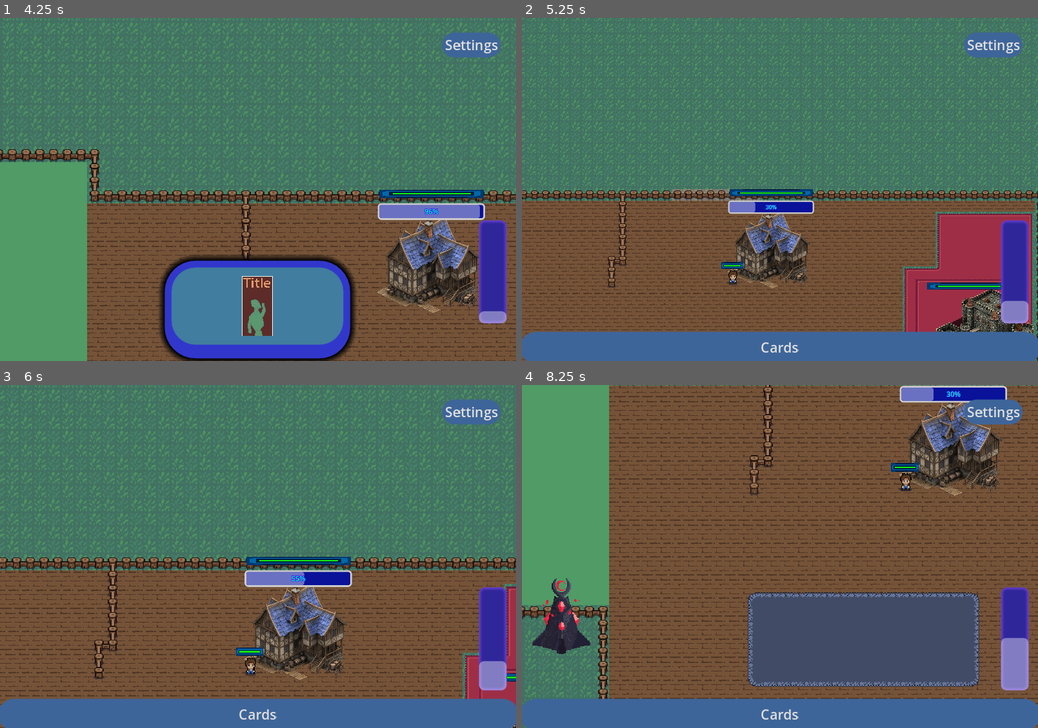
Above: before the commit, frames 1-4 (two rows, left to right).
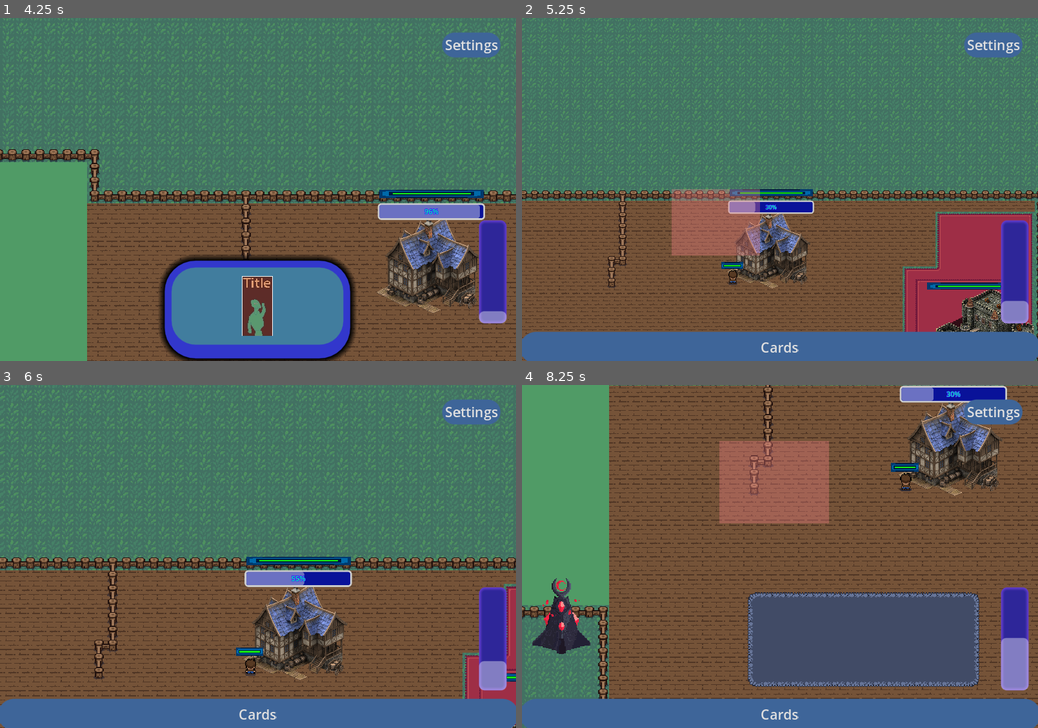
Above: after the commit, the same moments.

Repository: SiTOTG/KingVsKing
Game: Godot game, scene res://main_menu/main_menu.tscn
Same seed, same stepped clock (60 frames per second), same inputs: the game is played once before the commit and once after it.
Inputs (mouse positions are in pixels of both pictures, inside the frame that each line leads up to):
- Up to frame 1 (4.25 s): tap Enter at 0.5 s; move the mouse to (371, 172) at 0.52 s; hold Right (ui_right) 0.53-1.25 s; tap Middle mouse button (drag) at 0.6 s; click (371, 172) at 0.67 s; click "Start" at 1.25 s; drag from (154, 206) to (433, 264) at 2.02 s; click "Cards" at 2.75 s; click (258, 306) at 3.5 s
- Up to frame 2 (5.25 s): move the mouse to (831, 114) at 4.27 s; hold Right (ui_right) 4.28-5 s; tap Mouse wheel down (zoom_out_slow) at 4.35 s; drag from (754, 258) to (625, 138) at 5.02 s
- Up to frame 3 (6 s): move the mouse to (412, 607) at 5.77 s; hold Left (ui_left) from 5.78 s (still down); tap Mouse wheel up (zoom_in_slow) at 5.85 s
- Up to frame 4 (8.25 s): release Left (ui_left) at 6.5 s; drag from (625, 505) to (898, 673) at 6.52 s; move the mouse to (805, 556) at 7.27 s; hold Down (ui_down) 7.28-8 s; tap Middle mouse button (drag) at 7.35 s; click (805, 556) at 7.42 s; drag from (702, 470) to (903, 491) at 8.02 s

Frame 1 is identical in both runs. In frame 2, 3.1% of the frame differs, in the area x 29-47%, y 49-78%; in frame 3, less than 0.1%; in frame 4, 5.1%, in the area x 38-76%, y 16-41%.
Error in both runs: Invalid call. Nonexistent function 'get_next_location' in base 'NavigationAgent2D'. (res://creatures/creature.gd:67)

Commit message:
Upgrade to beta 14 and rename tower sprite scene

Diff:
--- a/creatures/footman.gd
+++ b/creatures/footman.gd
@@ -4,13 +4,16 @@
 @onready var sfx = $SwordSFX
 
 func _idle():
-	animation_tree.set("parameters/Movement/current", IDLE)
+	if animation_tree.get("parameters/Movement/current_state") != "Idling":
+		animation_tree.set("parameters/Movement/transition_request", "Idling")
 
 func _move():
-	animation_tree.set("parameters/Movement/current", MOVING)
+	if animation_tree.get("parameters/Movement/current_state") != "Moving":
+		animation_tree.set("parameters/Movement/current", "Moving")
 
 func _attack():
-	animation_tree.set("parameters/Attack/active", true)
+	if not animation_tree.get("parameters/Attack/active"):
+		animation_tree.set("parameters/Attack/request", AnimationNodeOneShot.ONE_SHOT_REQUEST_FIRE)
 	sfx.play()
 
 func _update_direction():
--- a/creatures/footman.tscn
+++ b/creatures/footman.tscn
@@ -489,14 +489,13 @@
 
 [sub_resource type="AnimationNodeTransition" id="AnimationNodeTransition_ky12f"]
 enabled_inputs = 2
-from_start = false
 input_0/name = "Idling"
 input_0/auto_advance = false
 input_1/name = "Moving"
 input_1/auto_advance = false
 
 [sub_resource type="AnimationNodeBlendTree" id="AnimationNodeBlendTree_us4em"]
-graph_offset = Vector2(-392.605, -94.5333)
+graph_offset = Vector2(-506.881, -47.0981)
 nodes/Attack/node = SubResource("AnimationNodeOneShot_08ilc")
 nodes/Attack/position = Vector2(320, 120)
 nodes/AttackDirection/node = SubResource("AnimationNodeBlendSpace2D_olyny")
@@ -527,9 +526,12 @@
 anim_player = NodePath("../AnimationPlayer")
 active = true
 parameters/Attack/active = false
+parameters/Attack/request = 0
 parameters/AttackDirection/blend_position = Vector2(0.00857282, 0.823928)
 parameters/IdleDirection/blend_position = Vector2(0.5, -1)
 parameters/MoveDirection/blend_position = Vector2(0.5, -1)
-parameters/Movement/current = 0
+parameters/Movement/current_state = ""
+parameters/Movement/transition_request = ""
+parameters/Movement/current_index = 0
 
 [node name="SwordSFX" parent="." index="8" instance=ExtResource("3_mc2m3")]
--- a/creatures/skeleton.gd
+++ b/creatures/skeleton.gd
@@ -3,13 +3,16 @@
 @onready var animation_tree: AnimationTree = $AnimationTree
 
 func _idle():
-	animation_tree.set("parameters/MoveState/current", IDLE)
+	if animation_tree.get("parameters/Movement/current_state") != "Idling":
+		animation_tree.set("parameters/Movement/transition_request", "Idling")
 
 func _move():
-	animation_tree.set("parameters/MoveState/current", MOVING)
+	if animation_tree.get("parameters/Movement/current_state") != "Walking":
+		animation_tree.set("parameters/Movement/current", "Walking")
 
 func _attack():
-	animation_tree.set("parameters/AttackTrigger/active", true)
+	if not animation_tree.get("parameters/AttackTrigger/active"):
+		animation_tree.set("parameters/AttackTrigger/request", AnimationNodeOneShot.ONE_SHOT_REQUEST_FIRE)
 
 func _update_direction():
 	var animation_direction = 1
--- a/creatures/skeleton.tscn
+++ b/creatures/skeleton.tscn
@@ -346,7 +346,7 @@
 blend_point_1/pos = -1.0
 
 [sub_resource type="AnimationNodeBlendTree" id="AnimationNodeBlendTree_xavfb"]
-graph_offset = Vector2(-747.68, -25.4)
+graph_offset = Vector2(-394.267, 67.7467)
 nodes/AttackDirection/node = SubResource("AnimationNodeBlendSpace1D_6ocwi")
 nodes/AttackDirection/position = Vector2(60, 380)
 nodes/AttackTrigger/node = SubResource("AnimationNodeOneShot_sle6k")
@@ -383,8 +383,11 @@
 active = true
 parameters/AttackDirection/blend_position = 1.0
 parameters/AttackTrigger/active = false
+parameters/AttackTrigger/request = 0
 parameters/IdleDirection/blend_position = 1.0
-parameters/MoveState/current = 0
+parameters/MoveState/current_state = "Idling"
+parameters/MoveState/transition_request = ""
+parameters/MoveState/current_index = 0
 parameters/WalkDirection/blend_position = 1.0
 
 [node name="SwordSFX" parent="." index="8" instance=ExtResource("5_0tsuv")]
--- a/player/tower/tower.tscn
+++ b/player/tower/tower.tscn
@@ -1,7 +1,7 @@
 [gd_scene load_steps=6 format=3 uid="uid://ca46u8v1wkatd"]
 
 [ext_resource type="Script" path="res://player/tower/tower.gd" id="1_emqql"]
-[ext_resource type="PackedScene" uid="uid://u7jg1guhlli3" path="res://player/tower/tower_preview.tscn" id="2_vtntc"]
+[ext_resource type="PackedScene" uid="uid://u7jg1guhlli3" path="res://player/tower/tower_sprite.tscn" id="2_1t7ol"]
 
 [sub_resource type="Curve" id="Curve_r3cq6"]
 _data = [Vector2(0.00221239, 0.0090909), 0.0, 6.84848, 0, 0, Vector2(0.314159, 0.990909), -0.308182, -0.308182, 0, 0, Vector2(0.993363, 0), -1.68578, 0.0, 0, 0]
@@ -17,7 +17,7 @@
 script = ExtResource("1_emqql")
 curve = SubResource("Curve_r3cq6")
 
-[node name="TowerSprite" parent="." instance=ExtResource("2_vtntc")]
+[node name="TowerSprite" parent="." instance=ExtResource("2_1t7ol")]
 
 [node name="CollisionShape2D" type="CollisionShape2D" parent="."]
 shape = SubResource("CircleShape2D_osj0w")
--- a/player/tower/tower_preview.tscn
+++ b/player/tower/tower_sprite.tscn
@@ -1,54 +1,87 @@
 [gd_scene load_steps=14 format=3 uid="uid://u7jg1guhlli3"]
 
-[ext_resource type="Texture2D" uid="uid://devvfw2vsa653" path="res://assets/placeholder/RedMoonTower_free_idle_animation..png" id="1_bkxs1"]
+[ext_resource type="Texture2D" uid="uid://devvfw2vsa653" path="res://assets/placeholder/RedMoonTower_free_idle_animation..png" id="1_27jt3"]
 
 [sub_resource type="AtlasTexture" id="AtlasTexture_uq0tl"]
-atlas = ExtResource("1_bkxs1")
+atlas = ExtResource("1_27jt3")
 region = Rect2(0, 0, 100, 140)
 
 [sub_resource type="AtlasTexture" id="AtlasTexture_531rn"]
-atlas = ExtResource("1_bkxs1")
+atlas = ExtResource("1_27jt3")
 region = Rect2(100, 0, 100, 140)
 
 [sub_resource type="AtlasTexture" id="AtlasTexture_5h0oq"]
-atlas = ExtResource("1_bkxs1")
+atlas = ExtResource("1_27jt3")
 region = Rect2(200, 0, 100, 140)
 
 [sub_resource type="AtlasTexture" id="AtlasTexture_iby7g"]
-atlas = ExtResource("1_bkxs1")
+atlas = ExtResource("1_27jt3")
 region = Rect2(300, 0, 100, 140)
 
 [sub_resource type="AtlasTexture" id="AtlasTexture_rgwnd"]
-atlas = ExtResource("1_bkxs1")
+atlas = ExtResource("1_27jt3")
 region = Rect2(400, 0, 100, 140)
 
 [sub_resource type="AtlasTexture" id="AtlasTexture_guqul"]
-atlas = ExtResource("1_bkxs1")
+atlas = ExtResource("1_27jt3")
 region = Rect2(500, 0, 100, 140)
 
 [sub_resource type="AtlasTexture" id="AtlasTexture_4xe7q"]
-atlas = ExtResource("1_bkxs1")
+atlas = ExtResource("1_27jt3")
 region = Rect2(600, 0, 100, 140)
 
 [sub_resource type="AtlasTexture" id="AtlasTexture_j40jo"]
-atlas = ExtResource("1_bkxs1")
+atlas = ExtResource("1_27jt3")
 region = Rect2(700, 0, 100, 140)
 
 [sub_resource type="AtlasTexture" id="AtlasTexture_jfe22"]
-atlas = ExtResource("1_bkxs1")
+atlas = ExtResource("1_27jt3")
 region = Rect2(800, 0, 100, 140)
 
 [sub_resource type="AtlasTexture" id="AtlasTexture_xhqxi"]
-atlas = ExtResource("1_bkxs1")
+atlas = ExtResource("1_27jt3")
 region = Rect2(900, 0, 100, 140)
 
 [sub_resource type="AtlasTexture" id="AtlasTexture_32e3o"]
-atlas = ExtResource("1_bkxs1")
+atlas = ExtResource("1_27jt3")
 region = Rect2(1000, 0, 100, 140)
 
 [sub_resource type="SpriteFrames" id="SpriteFrames_jhrme"]
 animations = [{
-"frames": [SubResource("AtlasTexture_uq0tl"), SubResource("AtlasTexture_531rn"), SubResource("AtlasTexture_5h0oq"), SubResource("AtlasTexture_iby7g"), SubResource("AtlasTexture_rgwnd"), SubResource("AtlasTexture_guqul"), SubResource("AtlasTexture_4xe7q"), SubResource("AtlasTexture_j40jo"), SubResource("AtlasTexture_jfe22"), SubResource("AtlasTexture_xhqxi"), SubResource("AtlasTexture_32e3o")],
+"frames": [{
+"duration": 1.0,
+"texture": SubResource("AtlasTexture_uq0tl")
+}, {
+"duration": 1.0,
+"texture": SubResource("AtlasTexture_531rn")
+}, {
+"duration": 1.0,
+"texture": SubResource("AtlasTexture_5h0oq")
+}, {
+"duration": 1.0,
+"texture": SubResource("AtlasTexture_iby7g")
+}, {
+"duration": 1.0,
+"texture": SubResource("AtlasTexture_rgwnd")
+}, {
+"duration": 1.0,
+"texture": SubResource("AtlasTexture_guqul")
+}, {
+"duration": 1.0,
+"texture": SubResource("AtlasTexture_4xe7q")
+}, {
+"duration": 1.0,
+"texture": SubResource("AtlasTexture_j40jo")
+}, {
+"duration": 1.0,
+"texture": SubResource("AtlasTexture_jfe22")
+}, {
+"duration": 1.0,
+"texture": SubResource("AtlasTexture_xhqxi")
+}, {
+"duration": 1.0,
+"texture": SubResource("AtlasTexture_32e3o")
+}],
 "loop": true,
 "name": &"default",
 "speed": 5.0
--- a/project.godot
+++ b/project.godot
@@ -7,94 +7,6 @@
 ;   param=value ; assign values to parameters
 
 config_version=5
-
-_global_script_classes=[{
-"base": "Resource",
-"class": &"BuildingStats",
-"language": &"GDScript",
-"path": "res://player/building_stats.gd"
-}, {
-"base": "Resource",
-"class": &"Card",
-"language": &"GDScript",
-"path": "res://player/cards/card.gd"
-}, {
-"base": "TextureButton",
-"class": &"CardButton",
-"language": &"GDScript",
-"path": "res://player/cards/card_button.gd"
-}, {
-"base": "Resource",
-"class": &"CardManager",
-"language": &"GDScript",
-"path": "res://player/cards/card_manager.gd"
-}, {
-"base": "CharacterBody2D",
-"class": &"Creature",
-"language": &"GDScript",
-"path": "res://creatures/creature.gd"
-}, {
-"base": "Resource",
-"class": &"CreatureStats",
-"language": &"GDScript",
-"path": "res://creatures/creature_stats.gd"
-}, {
-"base": "TileMapBase",
-"class": &"CustomTileMap",
-"language": &"GDScript",
-"path": "res://world/tiles/custom_tile_map.gd"
-}, {
-"base": "Object",
-"class": &"MatchStats",
-"language": &"GDScript",
-"path": "res://lib/match_stats.gd"
-}, {
-"base": "Area2D",
-"class": &"Spawner",
-"language": &"GDScript",
-"path": "res://player/spawner.gd"
-}, {
-"base": "BuildingStats",
-"class": &"SpawnerStats",
-"language": &"GDScript",
-"path": "res://player/spawner_stats.gd"
-}, {
-"base": "TileMap",
-"class": &"TileMapBase",
-"language": &"GDScript",
-"path": "res://world/tile_map_base.gd"
-}, {
-"base": "TileMapBase",
-"class": &"TilemapMaster",
-"language": &"GDScript",
-"path": "res://world/tilemap_master.gd"
-}, {
-"base": "TextureRect",
-"class": &"ValueBar",
-"language": &"GDScript",
-"path": "res://ui/value_bar.gd"
-}, {
-"base": "Node2D",
-"class": &"World",
-"language": &"GDScript",
-"path": "res://world/world.gd"
-}]
-_global_script_class_icons={
-"BuildingStats": "",
-"Card": "",
-"CardButton": "",
-"CardManager": "",
-"Creature": "",
-"CreatureStats": "",
-"CustomTileMap": "",
-"MatchStats": "",
-"Spawner": "",
-"SpawnerStats": "",
-"TileMapBase": "",
-"TilemapMaster": "",
-"ValueBar": "",
-"World": ""
-}
 
 [application]
 
@@ -125,6 +37,10 @@
 window/size/window_height_override=800
 window/stretch/mode="canvas_items"
 window/stretch/aspect="keep_width"
+
+[editor]
+
+export/convert_text_resources_to_binary=true
 
 [gui]
 
--- a/ui/settings.tscn
+++ b/ui/settings.tscn
@@ -32,7 +32,7 @@
 script = ExtResource("1_3qus1")
 
 [node name="MarginContainer" type="MarginContainer" parent="."]
-anchors_preset = -1
+layout_mode = 0
 anchor_left = 0.2
 anchor_top = 0.2
 anchor_right = 0.8
@@ -45,146 +45,106 @@
 grow_vertical = 2
 
 [node name="PanelContainer" type="PanelContainer" parent="MarginContainer"]
-offset_right = 504.0
-offset_bottom = 336.0
+layout_mode = 2
 
 [node name="CenterContainer" type="CenterContainer" parent="MarginContainer/PanelContainer"]
-offset_left = 8.0
-offset_top = 8.0
-offset_right = 496.0
-offset_bottom = 66.0
+layout_mode = 2
 size_flags_vertical = 0
 
 [node name="Label" type="Label" parent="MarginContainer/PanelContainer/CenterContainer"]
-offset_left = 167.0
-offset_right = 321.0
-offset_bottom = 58.0
+layout_mode = 2
 theme_type_variation = &"TitleLabel"
 text = "Settings"
 script = SubResource("GDScript_sivvx")
 
 [node name="VBoxContainer" type="VBoxContainer" parent="MarginContainer/PanelContainer"]
-offset_left = 8.0
-offset_top = 121.0
-offset_right = 496.0
-offset_bottom = 207.0
+layout_mode = 2
 size_flags_vertical = 4
 
 [node name="VolumeField" type="HBoxContainer" parent="MarginContainer/PanelContainer/VBoxContainer"]
-offset_right = 488.0
-offset_bottom = 26.0
+layout_mode = 2
 
 [node name="Label" type="Label" parent="MarginContainer/PanelContainer/VBoxContainer/VolumeField"]
-offset_right = 89.0
-offset_bottom = 26.0
+layout_mode = 2
 size_flags_horizontal = 3
 text = "Volume"
 
 [node name="VolumeValue" type="HSlider" parent="MarginContainer/PanelContainer/VBoxContainer/VolumeField"]
 unique_name_in_owner = true
-offset_left = 93.0
-offset_right = 407.0
-offset_bottom = 16.0
+layout_mode = 2
 size_flags_horizontal = 3
 size_flags_stretch_ratio = 3.5
 
 [node name="MuteMaster" type="CheckButton" parent="MarginContainer/PanelContainer/VBoxContainer/VolumeField"]
 unique_name_in_owner = true
-offset_left = 411.0
-offset_right = 488.0
-offset_bottom = 26.0
+layout_mode = 2
 text = "Mute"
 
 [node name="SFXVolumeField" type="HBoxContainer" parent="MarginContainer/PanelContainer/VBoxContainer"]
-offset_top = 30.0
-offset_right = 488.0
-offset_bottom = 56.0
+layout_mode = 2
 
 [node name="Label" type="Label" parent="MarginContainer/PanelContainer/VBoxContainer/SFXVolumeField"]
-offset_right = 91.0
-offset_bottom = 26.0
+layout_mode = 2
 size_flags_horizontal = 3
 text = "SFX Volume"
 
 [node name="SFXVolumeValue" type="HSlider" parent="MarginContainer/PanelContainer/VBoxContainer/SFXVolumeField"]
 unique_name_in_owner = true
-offset_left = 95.0
-offset_right = 407.0
-offset_bottom = 16.0
+layout_mode = 2
 size_flags_horizontal = 3
 size_flags_stretch_ratio = 3.5
 
 [node name="MuteSFX" type="CheckButton" parent="MarginContainer/PanelContainer/VBoxContainer/SFXVolumeField"]
 unique_name_in_owner = true
-offset_left = 411.0
-offset_right = 488.0
-offset_bottom = 26.0
+layout_mode = 2
 text = "Mute"
 
 [node name="BGMVolumeField2" type="HBoxContainer" parent="MarginContainer/PanelContainer/VBoxContainer"]
-offset_top = 60.0
-offset_right = 488.0
-offset_bottom = 86.0
+layout_mode = 2
 
 [node name="Label" type="Label" parent="MarginContainer/PanelContainer/VBoxContainer/BGMVolumeField2"]
-offset_right = 100.0
-offset_bottom = 26.0
+layout_mode = 2
 size_flags_horizontal = 3
 text = "BGM Volume"
 
 [node name="BGMVolumeValue" type="HSlider" parent="MarginContainer/PanelContainer/VBoxContainer/BGMVolumeField2"]
 unique_name_in_owner = true
-offset_left = 104.0
-offset_right = 407.0
-offset_bottom = 16.0
+layout_mode = 2
 size_flags_horizontal = 3
 size_flags_stretch_ratio = 3.5
 
 [node name="MuteBGM" type="CheckButton" parent="MarginContainer/PanelContainer/VBoxContainer/BGMVolumeField2"]
 unique_name_in_owner = true
-offset_left = 411.0
-offset_right = 488.0
-offset_bottom = 26.0
+layout_mode = 2
 text = "Mute"
 
 [node name="ButtonsMarginContainer" type="MarginContainer" parent="MarginContainer"]
-offset_left = 249.0
-offset_top = 300.0
-offset_right = 504.0
-offset_bottom = 336.0
+layout_mode = 2
 size_flags_horizontal = 8
 size_flags_vertical = 8
 theme_override_constants/margin_right = 19
 theme_override_constants/margin_bottom = 13
 
 [node name="HBoxContainer" type="HBoxContainer" parent="MarginContainer/ButtonsMarginContainer"]
-offset_right = 236.0
-offset_bottom = 23.0
+layout_mode = 2
 theme_override_constants/separation = 11
 
 [node name="ApplyButton" type="Button" parent="MarginContainer/ButtonsMarginContainer/HBoxContainer"]
-offset_right = 44.0
-offset_bottom = 23.0
+layout_mode = 2
 size_flags_horizontal = 3
 text = "Apply"
 
 [node name="CloseButton" type="Button" parent="MarginContainer/ButtonsMarginContainer/HBoxContainer"]
-offset_left = 55.0
-offset_right = 97.0
-offset_bottom = 23.0
+layout_mode = 2
 size_flags_horizontal = 3
 text = "Close"
 
 [node name="ResetButton" type="Button" parent="MarginContainer/ButtonsMarginContainer/HBoxContainer"]
-offset_left = 108.0
-offset_right = 168.0
-offset_bottom = 23.0
+layout_mode = 2
 text = "Restore"
 
 [node name="Button" type="Button" parent="MarginContainer/ButtonsMarginContainer/HBoxContainer"]
-offset_left = 179.0
-offset_right = 236.0
-offset_bottom = 23.0
+layout_mode = 2
 text = "Default"
 
 [node name="TestSFX" type="AudioStreamPlayer" parent="."]
--- a/world/world.tscn
+++ b/world/world.tscn
@@ -54,15 +54,18 @@
 script = ExtResource("1_61105")
 
 [node name="TilemapMaster" type="TileMap" parent="."]
+z_index = 1
 tile_set = SubResource("TileSet_55erk")
 format = 2
 script = ExtResource("2_4no0h")
 
 [node name="Castle" parent="TilemapMaster" instance=ExtResource("1_fmk5q")]
+z_as_relative = false
 layer_0/tile_data = PackedInt32Array(1376305, 131072, 1, 1310769, 131072, 1, 1245233, 131072, 1, 1179697, 131072, 1, 11 …(27370 unchanged characters)…
 layer_1/tile_data = PackedInt32Array(1310768, 196610, 2, 1245232, 196610, 1, 1179696, 196610, 1, 1114160, 196610, 1, 10 …(4797 unchanged characters)…
 
 [node name="Grass" parent="TilemapMaster" instance=ExtResource("2_s4sx3")]
+z_as_relative = false
 layer_0/tile_data = PackedInt32Array(1, 65538, 2, 2, 131074, 3, 3, 131074, 3, 4, 131074, 3, 5, 131074, 3, 6, 131074, 3, …(18568 unchanged characters)…
 script = ExtResource("5_ahjhf")
 
@@ -139,6 +142,7 @@
 [node name="HeldCard" parent="." instance=ExtResource("13_1776e")]
 
 [node name="NavigationRegion2D" type="NavigationRegion2D" parent="."]
+visible = false
 navigation_polygon = SubResource("NavigationPolygon_hpv21")
 metadata/_edit_lock_ = true
 
@@ -187,28 +191,30 @@
 grow_vertical = 2
 
 [node name="PanelContainer" type="PanelContainer" parent="GameOverUI/MarginContainer"]
-offset_right = 360.0
-offset_bottom = 240.0
+layout_mode = 2
 
 [node name="MarginContainer" type="MarginContainer" parent="GameOverUI/MarginContainer/PanelContainer"]
+layout_mode = 2
 size_flags_horizontal = 4
 
 [node name="VBoxContainer" type="VBoxContainer" parent="GameOverUI/MarginContainer/PanelContainer/MarginContainer"]
-offset_right = 150.0
-offset_bottom = 119.0
+layout_mode = 2
 
 [node name="MatchGameoverTitle" type="Label" parent="GameOverUI/MarginContainer/PanelContainer/MarginContainer/VBoxContainer"]
 unique_name_in_owner = true
+layout_mode = 2
 theme_type_variation = &"TitleLabel"
 text = "Defeat!"
 script = SubResource("GDScript_k4be7")
 
 [node name="HSeparator" type="HSeparator" parent="GameOverUI/MarginContainer/PanelContainer/MarginContainer/VBoxContainer"]
+layout_mode = 2
 theme_override_constants/separation = 30
 theme_override_styles/separator = SubResource("StyleBoxEmpty_lfc6u")
 
 [node name="StartButton" type="Button" parent="GameOverUI/MarginContainer/PanelContainer/MarginContainer/VBoxContainer"]
 custom_minimum_size = Vector2(120, 0)
+layout_mode = 2
 size_flags_horizontal = 4
 button_group = SubResource("ButtonGroup_lek63")
 text = "Back to main menu"
@@ -231,6 +237,7 @@
 metadata/_edit_lock_ = true
 
 [node name="MarginContainer" type="MarginContainer" parent="SettingsUI/Panel"]
+layout_mode = 1
 anchors_preset = 1
 anchor_left = 1.0
 anchor_right = 1.0
@@ -242,10 +249,7 @@
 
 [node name="SettingsButton" type="Button" parent="SettingsUI/Panel/MarginContainer"]
 unique_name_in_owner = true
-offset_top = 20.0
-offset_right = 62.0
-offset_bottom = 43.0
-grow_horizontal = 0
+layout_mode = 2
 size_flags_horizontal = 8
 size_flags_vertical = 0
 text = "Settings"
